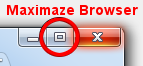
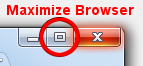
Revision of a layered 143 x 66 image; what changed, layer by layer:
renamed "Maximaze Browser" to "Maximize Browser", painted on it over [52, 5, 138, 15]
